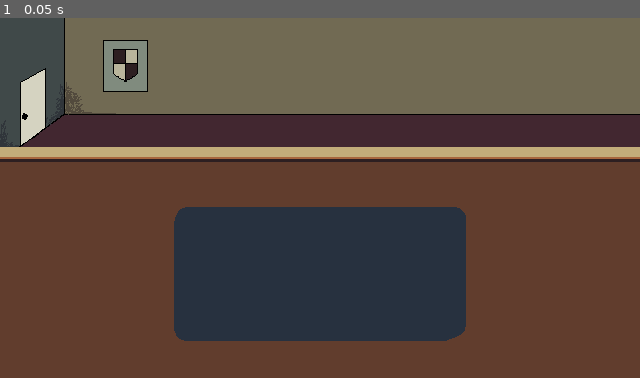
Above: before the commit, frame 1.
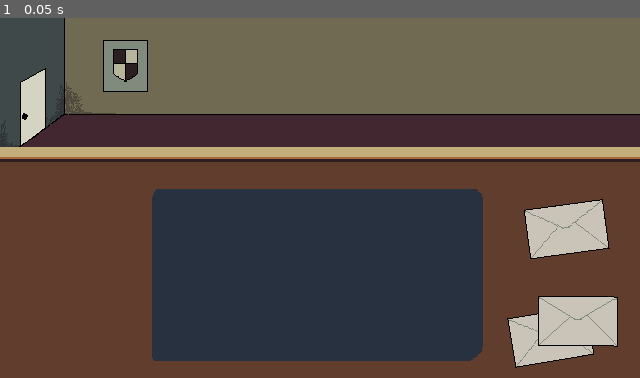
Above: after the commit, the same moment.

Repository: nanda-gopal-sb/sentenced
Game: Godot game, scene res://scenes/ChamberScene.tscn
Same seed, same stepped clock (60 frames per second), same inputs: the game is played once before the commit and once after it. This scene is started directly instead of the project's main scene.
Inputs:
- Up to frame 1 (0.05 s): no input

The runs differ from the first frame. In frame 1, 12% of the frame differs, in the area x 23-97%, y 47-98%.

Commit message:
added dragging logic, and implemented the art for envelopes

Diff:
--- a/scenes/ChamberScene.tscn
+++ b/scenes/ChamberScene.tscn
@@ -2,6 +2,7 @@
 
 [ext_resource type="Script" uid="uid://bbr2xmgj75qnl" path="res://scripts/game/ChamberScene.gd" id="1_topoe"]
 [ext_resource type="Texture2D" uid="uid://gr6aoncx7hav" path="res://assets/sprites/chamber_scene.png" id="2_556kj"]
+[ext_resource type="Script" uid="uid://bln3bialsyj20" path="res://scripts/game/Desk.gd" id="3_5k8bo"]
 [ext_resource type="Texture2D" uid="uid://dmsenbqhd8yye" path="res://assets/sprites/desk.png" id="3_b3u6c"]
 
 [node name="Control" type="Control" unique_id=1025668268]
@@ -26,6 +27,7 @@
 offset_top = 144.0
 offset_right = 640.0
 offset_bottom = 360.0
+script = ExtResource("3_5k8bo")
 
 [node name="TextureRect" type="TextureRect" parent="DeskSurface" unique_id=1254466174]
 layout_mode = 1
--- /dev/null
+++ b/scenes/components/envelope_item.tscn
@@ -0,0 +1,18 @@
+[gd_scene format=3 uid="uid://bs5ray3240okx"]
+
+[ext_resource type="Texture2D" uid="uid://cj5auv5s58cu1" path="res://assets/sprites/letter.png" id="1_t85b8"]
+[ext_resource type="Script" uid="uid://hl5ka7mvls81" path="res://scripts/game/envelop_dragging.gd" id="1_wkdig"]
+
+[node name="EnvelopeItem" type="Control" unique_id=256315803]
+layout_mode = 3
+anchors_preset = 0
+offset_right = 76.0
+offset_bottom = 49.0
+script = ExtResource("1_wkdig")
+
+[node name="TextureRect" type="TextureRect" parent="." unique_id=1368708153]
+layout_mode = 0
+offset_right = 40.0
+offset_bottom = 40.0
+mouse_filter = 2
+texture = ExtResource("1_t85b8")
--- /dev/null
+++ b/scripts/game/Desk.gd
@@ -0,0 +1,33 @@
+extends Control
+
+# Preload your envelope scene template
+const ENVELOPE_SCENE = preload("res://scenes/components/envelope_item.tscn")
+
+# Get references based on your exact image tree setup
+@onready var right_zone = $LayoutGuild/RightZone
+
+func _ready() -> void:
+	# Let's spawn 3 letters right when the game starts
+	for i in range(3):
+		spawn_letter_on_desk()
+
+func spawn_letter_on_desk() -> void:
+	# 1. Instance the envelope
+	var new_letter = ENVELOPE_SCENE.instantiate()
+
+	# 2. Add it to DeskSurface so it sits nicely over the desk background texture
+	add_child(new_letter)
+
+	# 3. Position them natively within the RightZone bounds
+	# We use global_position so it completely ignores any nested parent offsets
+	var zone_pos = right_zone.global_position
+	var zone_size = right_zone.size
+
+	# Keep the spawn points inside the rect container boundaries safely
+	var random_x = zone_pos.x + randf_range(10.0, zone_size.x - 90.0)
+	var random_y = zone_pos.y + randf_range(10.0, zone_size.y - 60.0)
+
+	new_letter.global_position = Vector2(random_x, random_y)
+
+	# 4. Give them a slight messy rotation tilt
+	new_letter.rotation_degrees = randf_range(-12.0, 12.0)
--- /dev/null
+++ b/scripts/game/envelop_dragging.gd
@@ -0,0 +1,28 @@
+extends Control
+
+# Track the dragging state
+var is_dragging: bool = false
+var drag_offset: Vector2 = Vector2.ZERO
+
+func _ready() -> void:
+	# Connect Godot's built-in UI input signal to our function
+	gui_input.connect(_on_gui_input)
+
+func _on_gui_input(event: InputEvent) -> void:
+	# 1. Detect Left Mouse Click Down (Pick up item)
+	if event is InputEventMouseButton and event.button_index == MOUSE_BUTTON_LEFT:
+		if event.pressed:
+			is_dragging = true
+			# Calculate exact click offset so the envelope doesn't awkwardly jump/snap
+			drag_offset = get_global_mouse_position() - global_position
+
+			# Visual feedback: push it to the end of the drawing stack so it sits on top
+			get_parent().move_child(self, -1)
+		else:
+			# 2. Detect Mouse Release (Drop item)
+			is_dragging = false
+
+	# 3. Handle Active Mouse Dragging
+	if event is InputEventMouseMotion and is_dragging:
+		# Update position dynamically relative to your mouse and original offset
+		global_position = get_global_mouse_position() - drag_offset
Binary file changed: assets/sprites/desk.ase
Binary file changed: assets/sprites/desk.png
Binary file added: assets/sprites/letter.png
Not shown, added: assets/sprites/letter.png.import
Not shown, added: scripts/game/Desk.gd.uid
Not shown, added: scripts/game/envelop_dragging.gd.uid
